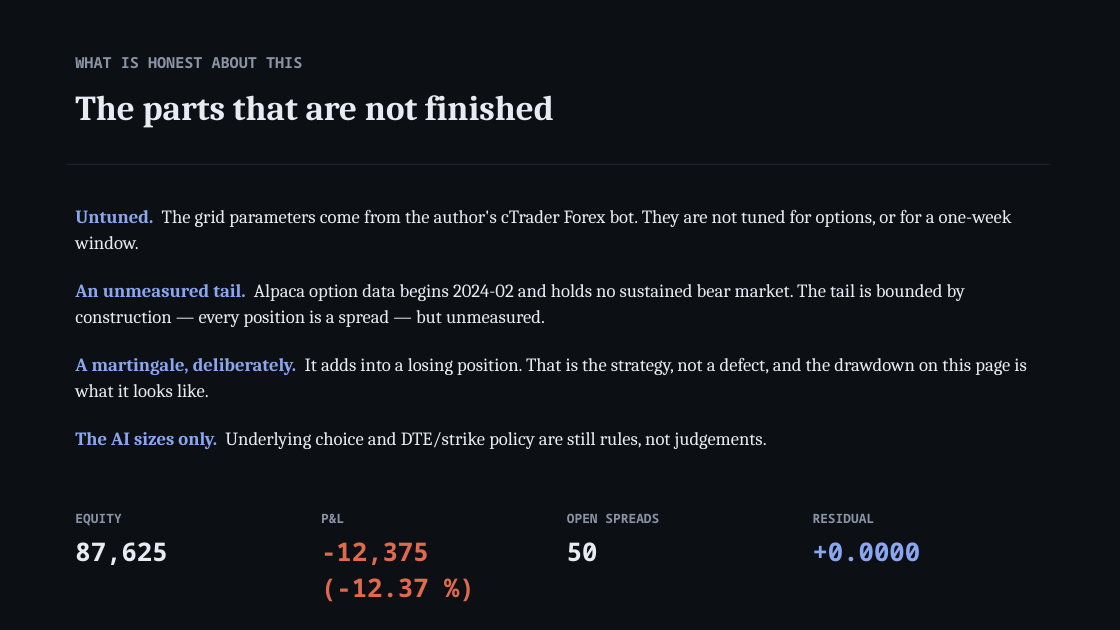
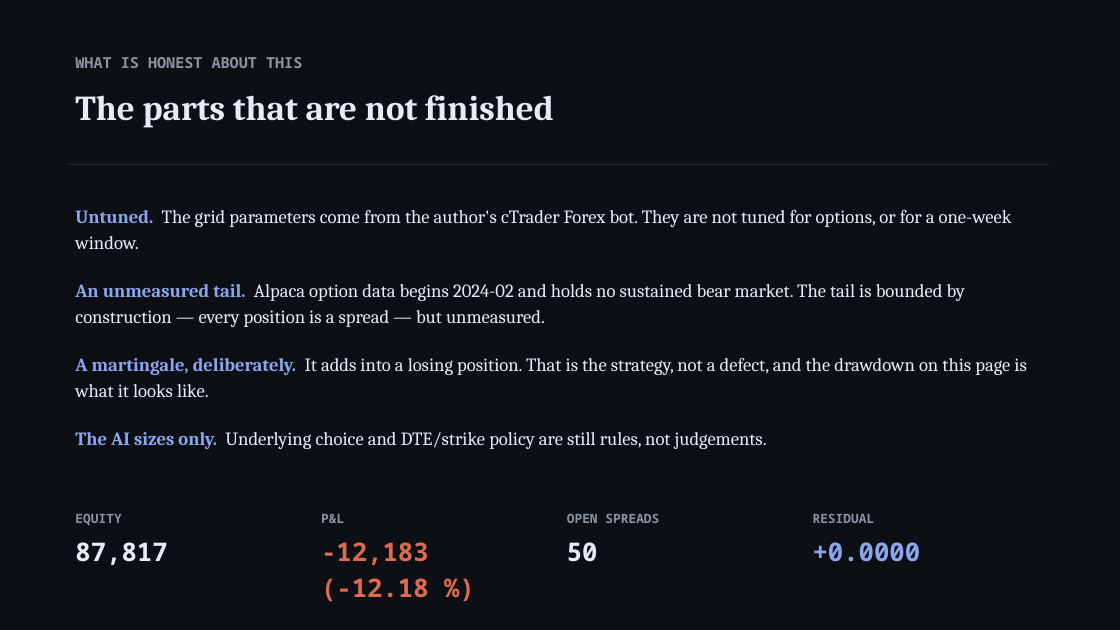
Before and after one commit to Hanky27/KangarooOptions, a slide deck: slide 11 of docs/deck.pptx. Drawn at 1120x630 pixels with LibreOffice and Linux fonts; fonts in the diff are those of the drawing. Boxes give left, top, right and bottom in pixels: in the first picture for what was removed or moved away, otherwise in the second. Text is boxed around its words. In the diff, an @@ line names an element or a change of style, - is before the commit and + after.

```diff
--- a/docs/deck.pptx
+++ b/docs/deck.pptx
@@ text at (x1=75, y1=542, x2=167, y2=565): text changed @@
-87,625
+87,817
@@ text at (x1=321, y1=542, x2=429, y2=602): text changed @@
--12,375 (-12.37 %)
+-12,183 (-12.18 %)
```
Also in this commit, not shown: 3 other slides changed, 1 other file.
